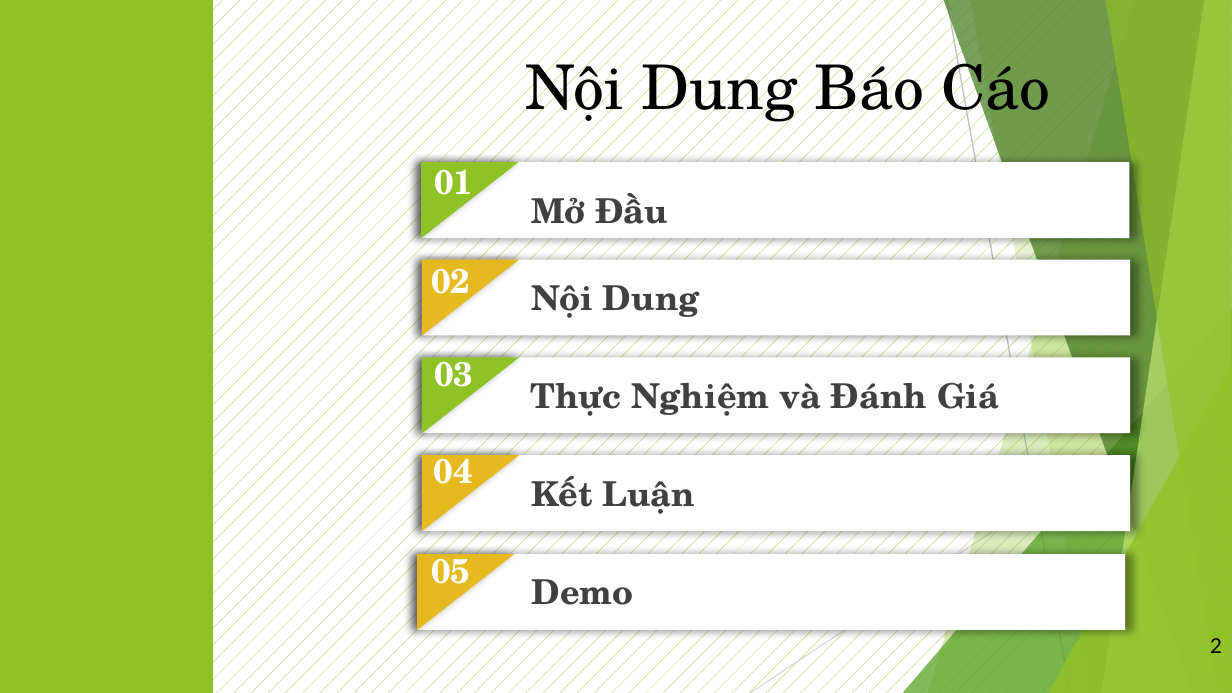
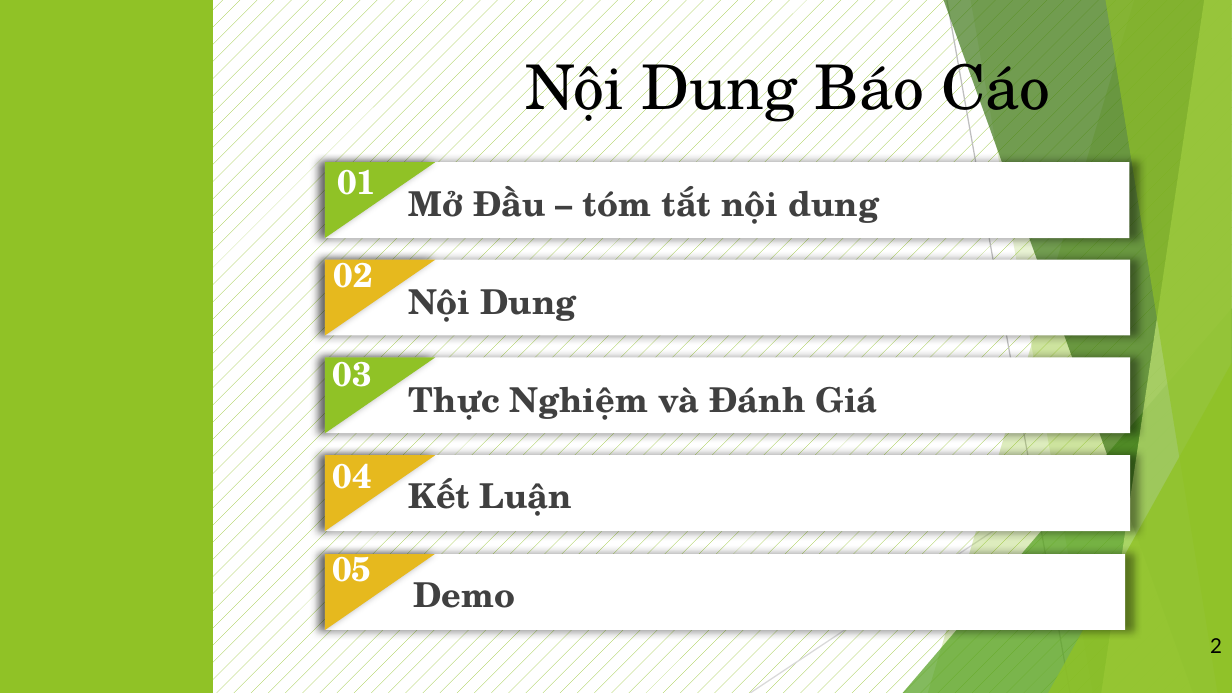
Before and after one commit to vanvibig/BaoCaoLuanVan, a slide deck: slide 2 of LVTN_Vi.pptx. Drawn at 1232x693 pixels with LibreOffice and Linux fonts; fonts in the diff are those of the drawing; background and template pictures are left out. Boxes give left, top, right and bottom in pixels: in the first picture for what was removed or moved away, otherwise in the second. Text is boxed around its words. In the diff, an @@ line names an element or a change of style, - is before the commit and + after.

```diff
--- a/LVTN_Vi.pptx
+++ b/LVTN_Vi.pptx
@@ text "01" moved from (x1=434, y1=160, x2=473, y2=207) to (x1=337, y1=159, x2=376, y2=206) @@
@@ rectangle resized from (x1=421, y1=163, x2=1130, y2=239) to (x1=325, y1=163, x2=1130, y2=239) @@
@@ right triangle resized from (x1=422, y1=162, x2=519, y2=238) to (x1=326, y1=162, x2=436, y2=238) @@
@@ text at (x1=409, y1=186, x2=879, y2=224): text changed @@
-Mở Đầu
+Mở Đầu – tóm tắt nội dung
@@ text "02" rewrapped from (x1=431, y1=259, x2=470, y2=306) to (x1=334, y1=252, x2=373, y2=288) @@
@@ rectangle resized from (x1=423, y1=260, x2=1131, y2=336) to (x1=325, y1=260, x2=1131, y2=336) @@
@@ right triangle resized from (x1=422, y1=259, x2=519, y2=336) to (x1=325, y1=260, x2=436, y2=336) @@
@@ text "Nội Dung" moved from (x1=532, y1=285, x2=699, y2=318) to (x1=409, y1=289, x2=576, y2=322) @@
@@ text "03" rewrapped from (x1=434, y1=351, x2=473, y2=398) to (x1=332, y1=352, x2=371, y2=387) @@
@@ rectangle resized from (x1=423, y1=357, x2=1131, y2=434) to (x1=325, y1=357, x2=1131, y2=434) @@
@@ right triangle resized from (x1=422, y1=358, x2=519, y2=434) to (x1=325, y1=357, x2=436, y2=434) @@
@@ text "Thực Nghiệm và Đánh Giá" moved from (x1=530, y1=383, x2=999, y2=416) to (x1=409, y1=387, x2=878, y2=420) @@
@@ text "04" rewrapped from (x1=433, y1=448, x2=472, y2=495) to (x1=332, y1=453, x2=371, y2=489) @@
@@ rectangle resized from (x1=423, y1=456, x2=1131, y2=532) to (x1=325, y1=456, x2=1131, y2=532) @@
@@ right triangle resized from (x1=422, y1=455, x2=519, y2=532) to (x1=325, y1=456, x2=436, y2=532) @@
@@ text "Kết Luận" moved from (x1=532, y1=476, x2=695, y2=514) to (x1=409, y1=478, x2=572, y2=516) @@
@@ text "05" rewrapped from (x1=431, y1=548, x2=470, y2=595) to (x1=332, y1=546, x2=371, y2=582) @@
@@ rectangle resized from (x1=418, y1=554, x2=1126, y2=631) to (x1=325, y1=554, x2=1126, y2=631) @@
@@ right triangle resized from (x1=417, y1=554, x2=514, y2=630) to (x1=325, y1=554, x2=434, y2=630) @@
@@ text "Demo" moved from (x1=532, y1=579, x2=634, y2=605) to (x1=413, y1=582, x2=515, y2=608) @@
```
Also in this commit, not shown: 10 other slides changed, 2 slides removed, 2 other files.
